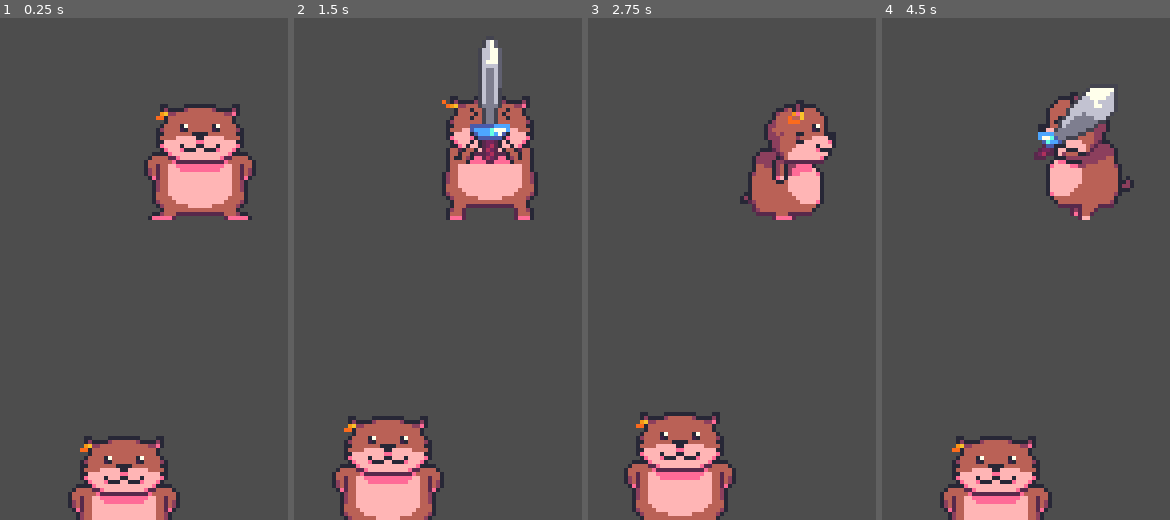
Above: before the commit, frames 1-4 (left to right).
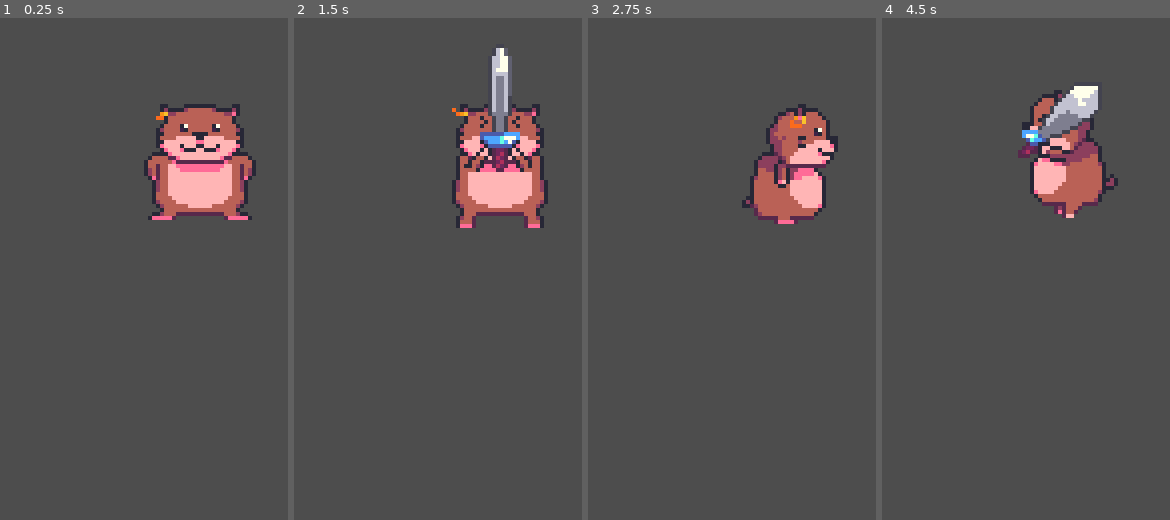
Above: after the commit, the same moments.

Repository: FlyinButter1/Hackathon
Game: Godot game, scene res://world1.tscn
Two runs of this game, one before a commit and one after it. Both use one fixed random seed, a clock stepped at 60 frames per second and the inputs below.
Inputs:
- Up to frame 1 (0.25 s): no input
- Up to frame 2 (1.5 s): tap Enter (ui_accept) at 0.5, 0.77 s; hold D (move_right) 0.53-1.28 s; hold F (attack) 0.53-1.28 s; hold S (move_down) from 1.28 s (still down); tap F (attack) at 1.35 s
- Up to frame 3 (2.75 s): tap Enter (ui_accept) at 1.52 s; release S (move_down) at 2.03 s; hold D (move_right) from 2.03 s (still down); hold F (attack) from 2.03 s (still down)
- Up to frame 4 (4.5 s): release D (move_right) at 2.78 s; release F (attack) at 2.78 s; hold W (move_up) 2.78-3.53 s; tap F (attack) at 2.85, 4.35 s; tap Enter (ui_accept) at 3.02, 3.77 s; hold F (attack) 3.53-4.28 s; hold A (move_left) from 3.53 s (still down)

The runs differ from the first frame. In frame 1, 5.3% of the frame differs, in the area x 23-63%, y 83-100%; in frame 2, 14%, in the area x 13-89%, y 4-100%; in frame 3, 9.5%; in frame 4, 11%.
Error in both runs: Invalid assignment of property or key 'is_blocked' with value of type 'bool' on a base object of type 'Nil'. (res://Npc/InteractionListener.gd:25)

Commit message:
player camera

Diff:
--- a/Player/player.gd
+++ b/Player/player.gd
@@ -72,7 +72,3 @@
 
 func _on_hurtbox_knockback(knockback_value, knockback_vector):
 	velocity += knockback_vector * knockback_value
-
-func connect_camera(camera):
-	var camera_path = camera.get_path()
-	remoteTransform2D.remote_path = camera_path
--- a/Player/player.tscn
+++ b/Player/player.tscn
@@ -571,8 +571,6 @@
 
 [node name="InteractionPlayer" parent="." instance=ExtResource("5_bqhsh")]
 
-[node name="RemoteTransform2D" type="RemoteTransform2D" parent="."]
-
 [connection signal="death" from="Hurtbox" to="." method="_on_hurtbox_death"]
 [connection signal="knockback" from="Hurtbox" to="." method="_on_hurtbox_knockback"]
 
--- a/World1.gd
+++ /dev/null
@@ -1,7 +0,0 @@
-extends Node2D
-
-@onready var camera = $Camera2D
-@onready var player = $CharacterBody2D
-
-func _ready():
-	player.connect_camera(camera)
--- a/world1.tscn
+++ b/world1.tscn
@@ -1,6 +1,5 @@
-[gd_scene load_steps=7 format=3 uid="uid://dl3vlj0ablptg"]
+[gd_scene load_steps=6 format=3 uid="uid://dl3vlj0ablptg"]
 
-[ext_resource type="Script" path="res://World1.gd" id="1_qm7je"]
 [ext_resource type="PackedScene" uid="uid://bkui8ocdu3a4w" path="res://Player/player.tscn" id="1_u1ui7"]
 [ext_resource type="PackedScene" uid="uid://b7txius5yit3r" path="res://Enemy/test_enemy.tscn" id="2_wpegm"]
 [ext_resource type="PackedScene" uid="uid://n5vbb5rr3hvr" path="res://Npc/npc.tscn" id="3_tpoys"]
@@ -12,12 +11,14 @@
 outlines = Array[PackedVector2Array]([PackedVector2Array(107, -17, 24, 12, 10, 113, 53, 205, 202, 195, 318, 159, 352, 61, 255, 5, 201, 2)])
 
 [node name="World" type="Node2D"]
-script = ExtResource("1_qm7je")
 
 [node name="CharacterBody2D" parent="." instance=ExtResource("1_u1ui7")]
-position = Vector2(46, 40)
+
+[node name="RemoteTransform2D" type="RemoteTransform2D" parent="CharacterBody2D"]
+remote_path = NodePath("../../Camera2D")
 
 [node name="NavigationRegion2D" type="NavigationRegion2D" parent="."]
+position = Vector2(2, 3)
 navigation_polygon = SubResource("NavigationPolygon_un8ev")
 
 [node name="TestEnemy" parent="." instance=ExtResource("2_wpegm")]
@@ -32,5 +33,7 @@
 [node name="DialogueHandler" parent="npc" instance=ExtResource("4_awg78")]
 
 [node name="Camera2D" type="Camera2D" parent="."]
+limit_smoothed = true
+position_smoothing_enabled = true
 
 [editable path="npc"]
